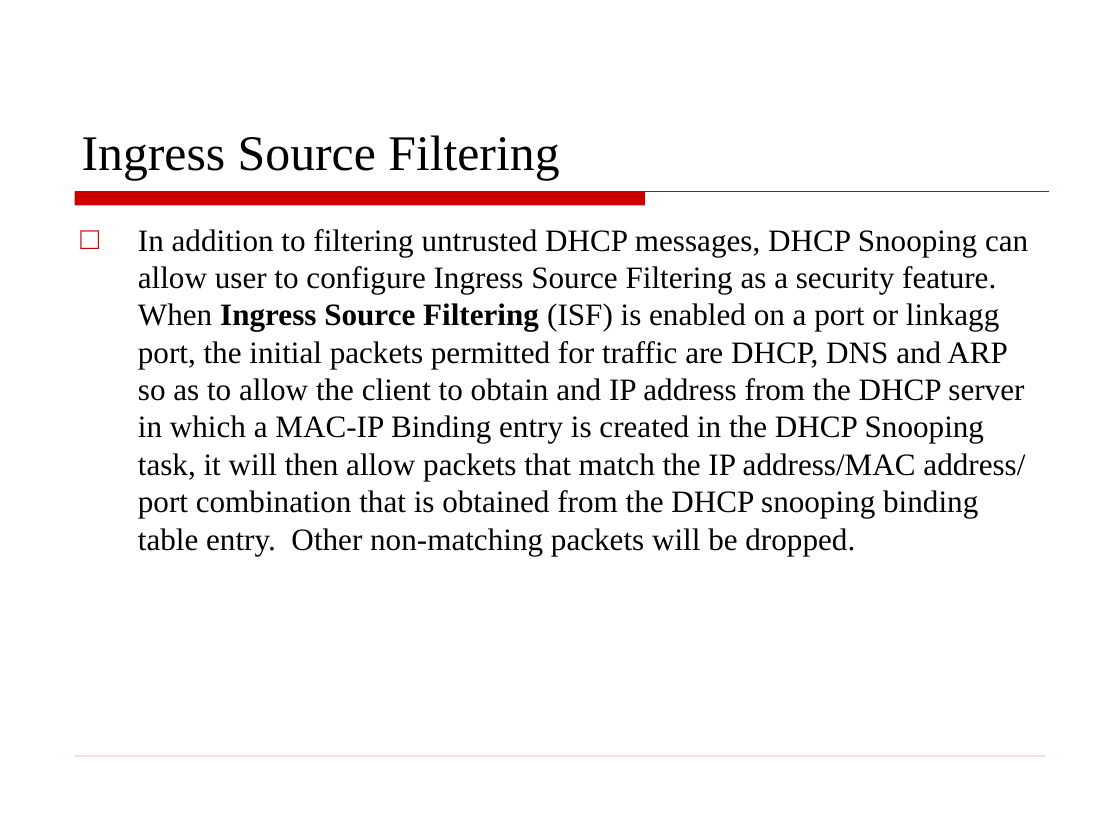
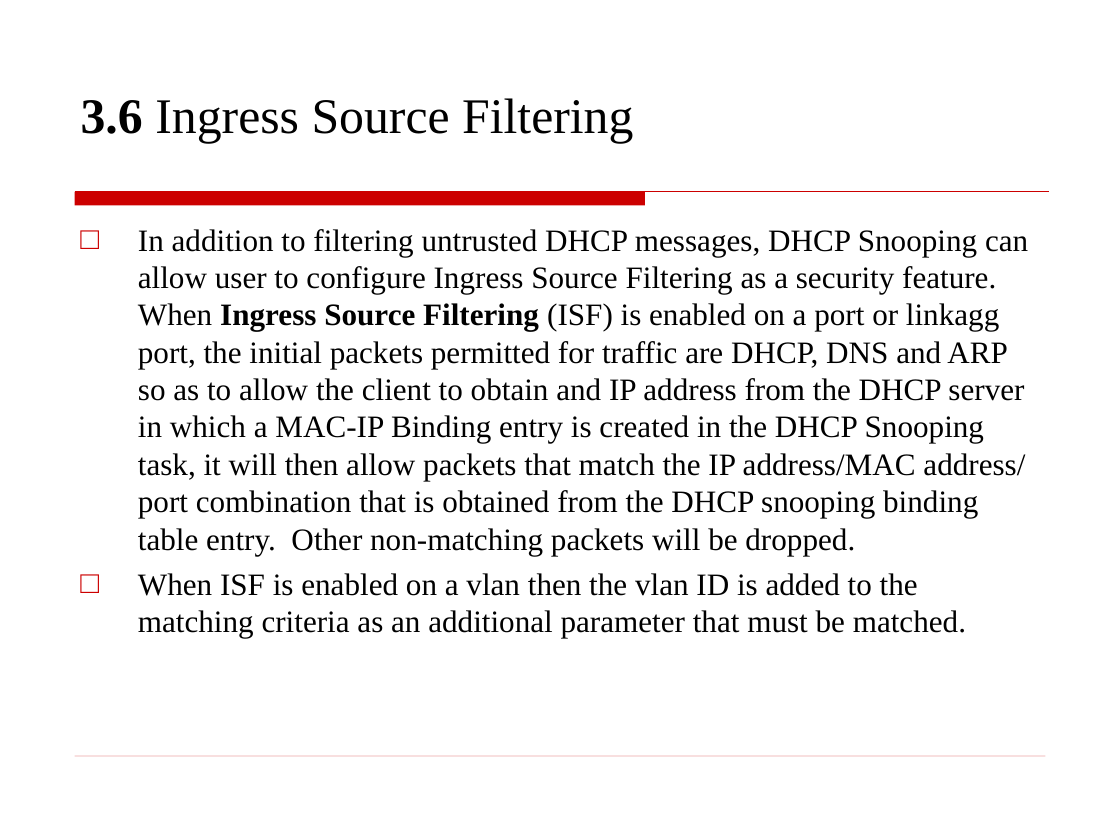
Before and after one commit to huynhlinh112/Test, a slide deck: slide 50 of DHCP.ppt (slide 38 before the commit). Drawn at 1120x840 pixels with LibreOffice and Linux fonts; fonts in the diff are those of the drawing; background and template pictures are left out. Boxes give left, top, right and bottom in pixels: in the first picture for what was removed or moved away, otherwise in the second. Text is boxed around its words. In the diff, an @@ line names an element or a change of style, - is before the commit and + after.

```diff
--- a/DHCP.ppt
+++ b/DHCP.ppt
@@ title at <box>81,98,633,143</box>: text changed @@
-Ingress Source Filtering
+3.6 Ingress Source Filtering
@@ text at <box>138,573,966,638</box>: paragraph added @@
+□ When ISF is enabled on a vlan then the vlan ID is added to the matching criteria as an additional parameter that must be matched.
```
Also in this commit, not shown: 20 other slides changed, 22 slides added, 6 slides removed.
